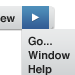
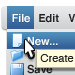
Before/after of a 75 × 75 layered artwork. What changed in the layer stack:
added layer "cursor copy 3" above "Layer 5" over [25, 39, 35, 58]
added layer "Create" above "Layer 6" over [40, 54, 74, 62]
added layer "Layer 6" above "collapsing" over [36, 49, 75, 68]
hid group "collapsing" (9 layers) over [0, 6, 75, 75]
showed group "all" (11 layers) over [2, 6, 75, 75]
added layer "New..." in group "all" over [27, 37, 58, 46]
added layer "Layer 1 copy 6" in group "all" over [7, 32, 75, 49]
moved "New... Open... Save" above "Layer 1 copy" over [27, 37, 64, 74]
